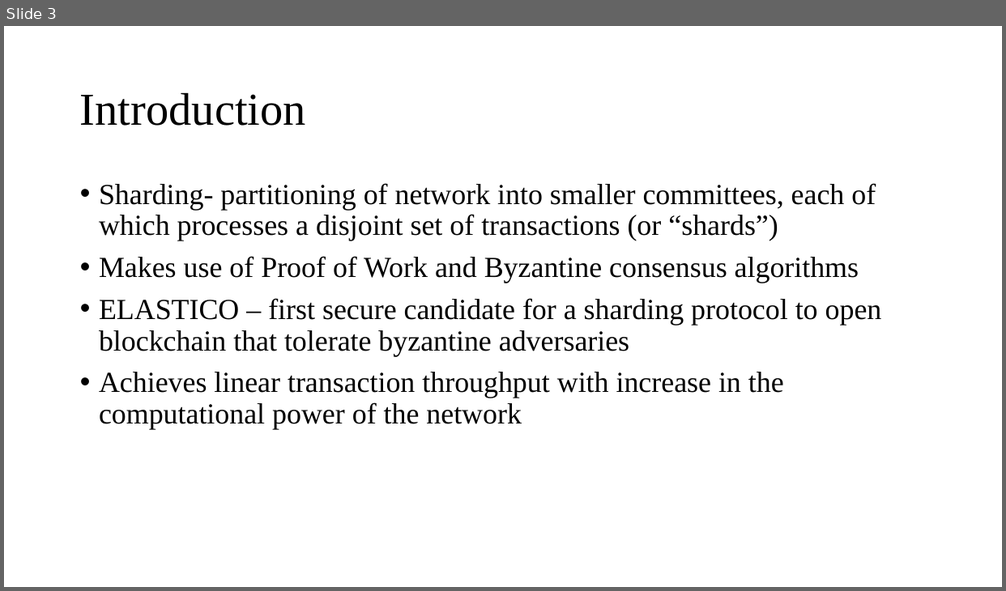
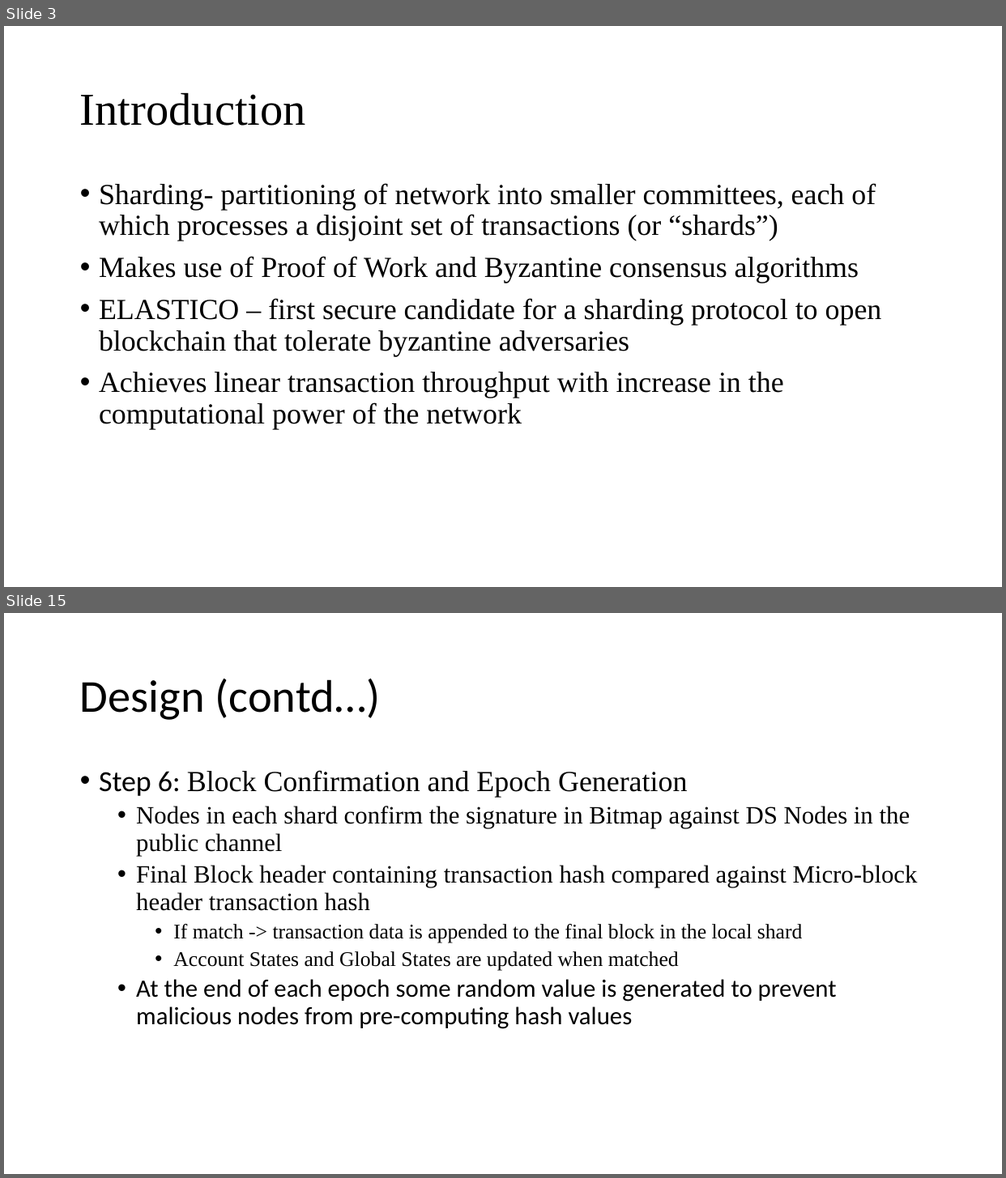
Before and after one commit to Tsajan/2018FallSemPOSTECH, a slide deck: CSED601 Dependable Computing/Sharding.pptx. Shown one above the other, each under a label of ours: slide 3 before the commit, slides 3 and 15 after it; the slides between them are not shown. The pictures are 1006x591 and 1006x1178 pixels, drawn with LibreOffice and Linux fonts; fonts in the diff are those of the drawing. Boxes give left, top, right and bottom in pixels: in the first picture for what was removed or moved away, otherwise in the second. Text is boxed around its words. In the diff, an @@ line names an element or a change of style, - is before the commit and + after.

```diff
--- a/CSED601 Dependable Computing/Sharding.pptx
+++ b/CSED601 Dependable Computing/Sharding.pptx
@@ slide 15 added at bbox=[4, 613, 1002, 1174], background #FFFFFF @@
@@ title added at bbox=[80, 679, 381, 720], 44 pt, text #000000 @@
+Design (contd…)
@@ text added at bbox=[99, 770, 918, 1029], 24 pt, text #000000 @@
+• Step 6: Block Confirmation and Epoch Generation
+  • Nodes in each shard confirm the signature in Bitmap against DS Nodes in the public channel
+  • Final Block header containing transaction hash compared against Micro-block header transaction hash
+    • If match -> transaction data is appended to the final block in the local shard
+    • Account States and Global States are updated when matched
+  • At the end of each epoch some random value is generated to prevent malicious nodes from pre-computing hash values
```
Also in this commit, not shown: 5 slides changed, 8 other slides added, 1 slide removed, 4 other files.
